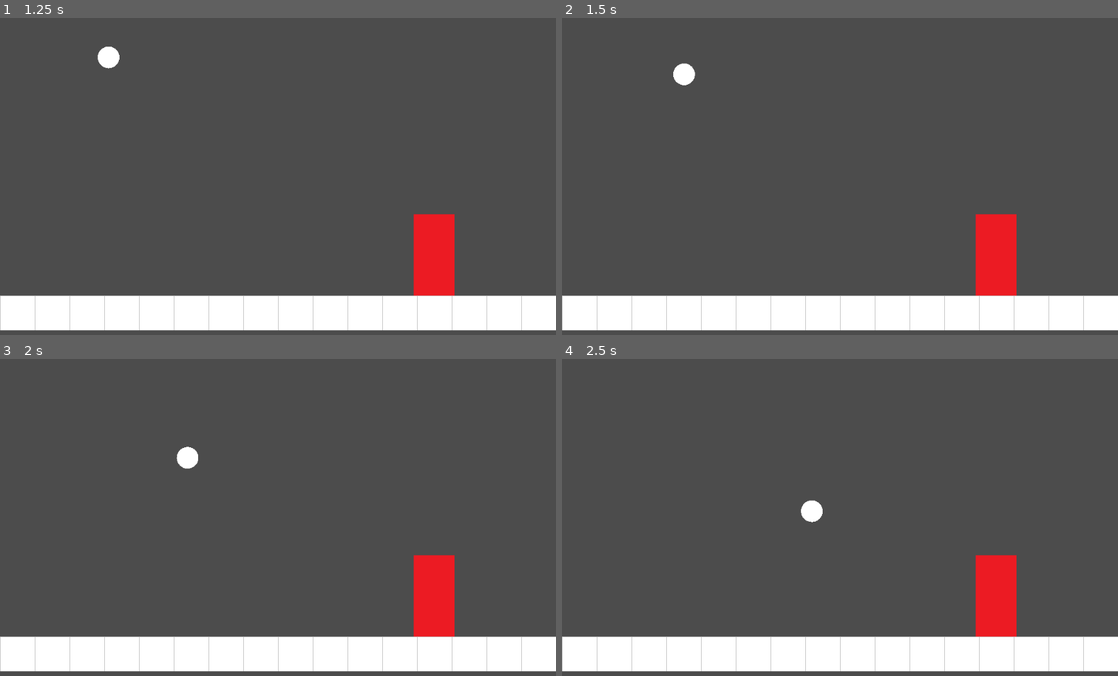
Above: before the commit, frames 1-4 (two rows, left to right).
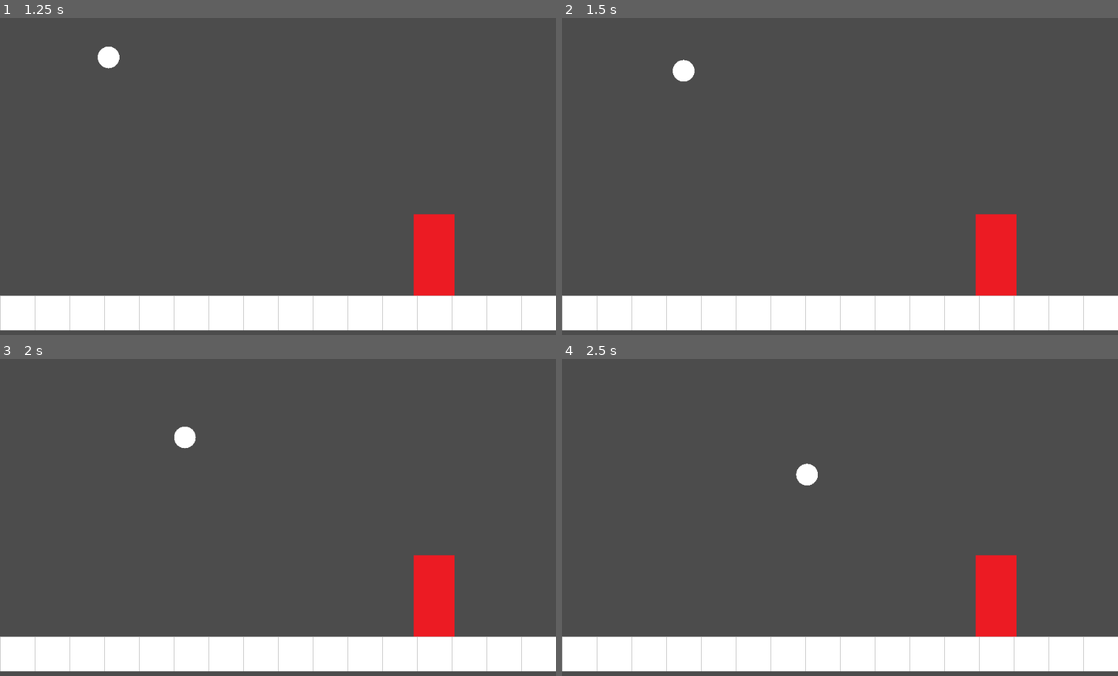
Above: after the commit, the same moments.

Repository: lthammond/CS315-P1-Airship_Assault
Game: Godot game, scene res://src/Level.tscn
Same seed, same stepped clock (60 frames per second), same inputs: the game is played once before the commit and once after it.
Inputs:
- Up to frame 1 (1.25 s): hold Up (increase_angle, bound only after the commit) from 0.53 s (still down)
- Up to frame 2 (1.5 s): release Up (increase_angle, bound only after the commit) at 1.28 s; tap Space (launch) at 1.35 s
- Up to frame 3 (2 s): tap Up (increase_angle, bound only after the commit) at 1.55 s
- Up to frame 4 (2.5 s): hold Up (increase_angle, bound only after the commit) from 2.03 s (still down)

Frame 1 is identical in both runs. In frame 2, 0.1% of the frame differs, in the area x 19-24%, y 13-22%; in frame 3, 0.4%; in frame 4, 0.4%, in the area x 42-47%, y 32-52%.

Commit message:
Add increase angle capabilities

Diff:
--- a/project/project.godot
+++ b/project/project.godot
@@ -21,6 +21,12 @@
 "events": [ Object(InputEventKey,"resource_local_to_scene":false,"resource_name":"","device":0,"alt":false,"shift":false,"control":false,"meta":false,"command":false,"pressed":false,"scancode":32,"unicode":0,"echo":false,"script":null)
  ]
 }
+increase_angle={
+"deadzone": 0.5,
+"events": [ Object(InputEventKey,"resource_local_to_scene":false,"resource_name":"","device":0,"alt":false,"shift":false,"control":false,"meta":false,"command":false,"pressed":false,"scancode":16777232,"unicode":0,"echo":false,"script":null)
+, Object(InputEventKey,"resource_local_to_scene":false,"resource_name":"","device":0,"alt":false,"shift":false,"control":false,"meta":false,"command":false,"pressed":false,"scancode":87,"unicode":0,"echo":false,"script":null)
+ ]
+}
 
 [physics]
 
--- a/project/src/Projectile.gd
+++ b/project/src/Projectile.gd
@@ -10,3 +10,6 @@
 	if Input.is_action_just_pressed("launch"):
 		var impulse = Vector2.RIGHT.rotated(deg2rad(angle)) * 250
 		apply_impulse(Vector2.ZERO, impulse)
+	if Input.is_action_pressed("increase_angle"):
+		angle -= degrees_per_second * delta
+		print(angle)
